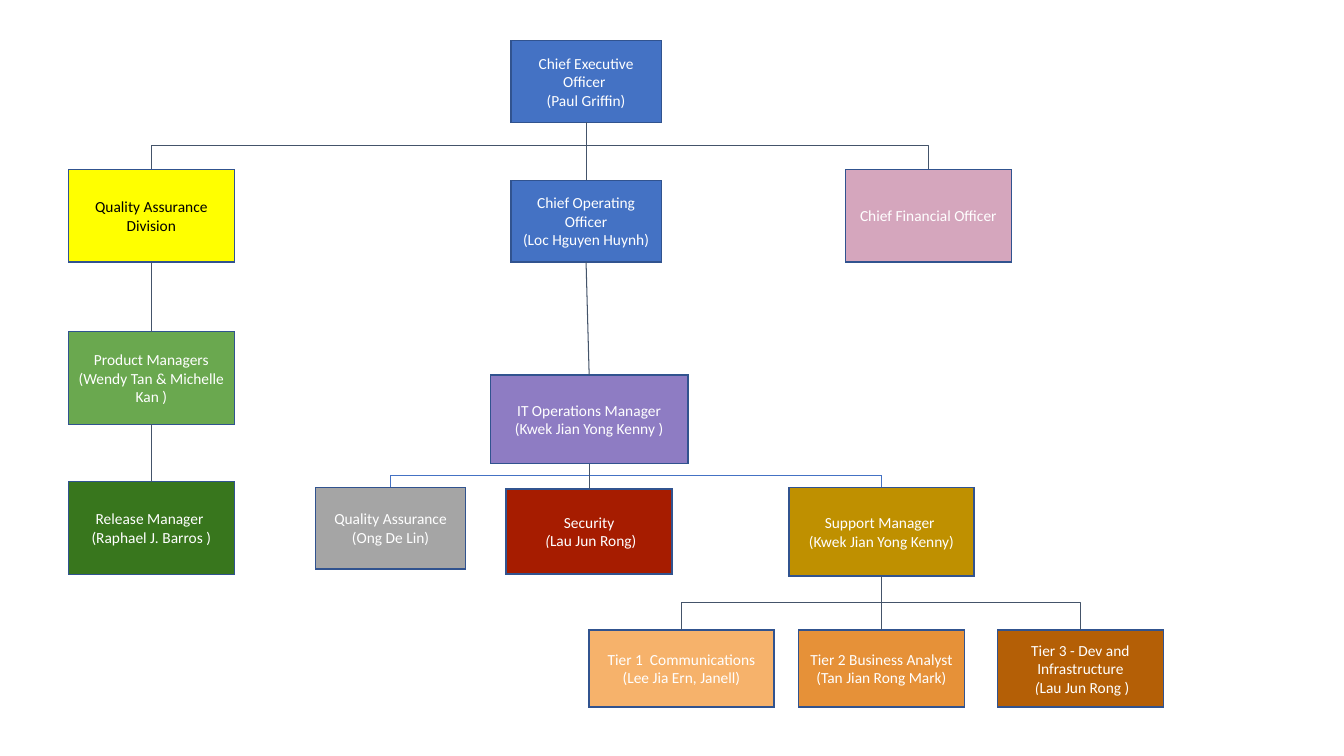
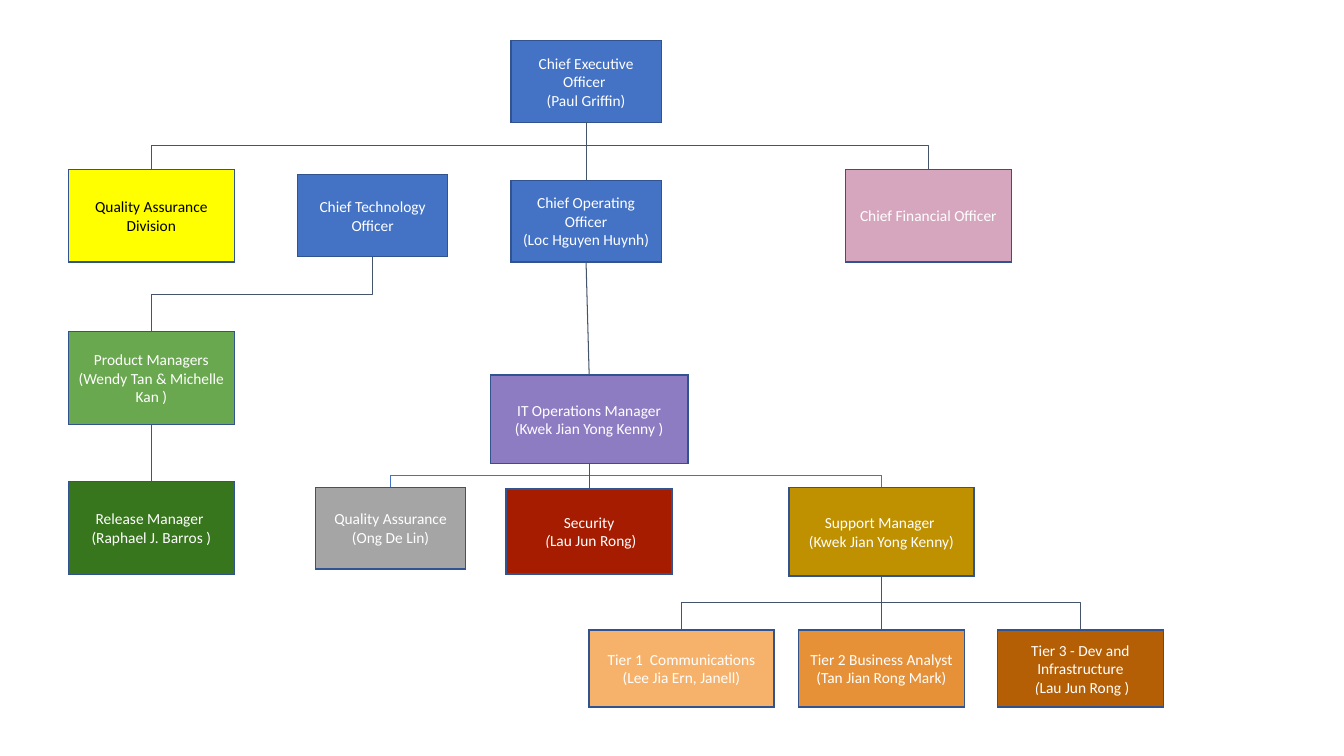
Before and after one commit to delinhquentz/G5T7-SCP, a slide deck: slide 1 of Diagrams/Org Chart for SCP Build 1.2.0.pptx. Drawn at 1344x756 pixels with LibreOffice and Linux fonts; fonts in the diff are those of the drawing. Boxes give left, top, right and bottom in pixels: in the first picture for what was removed or moved away, otherwise in the second. Text is boxed around its words. In the diff, an @@ line names an element or a change of style, - is before the commit and + after.

```diff
--- a/Diagrams/Org Chart for SCP Build 1.2.0.pptx
+++ b/Diagrams/Org Chart for SCP Build 1.2.0.pptx
@@ rectangle added at (297,174,448,256), fill #4472C4, outline #31538F 1 pt, 11 pt, text #FFFFFF @@
+Chief Technology Officer
@@ line moved from (151, 262) - (151, 332) to (373, 256) - (151, 332) @@
@@ line (373, 256) - (151, 332): line to elbow line @@
```
Also in this commit, not shown: 1 other file.
